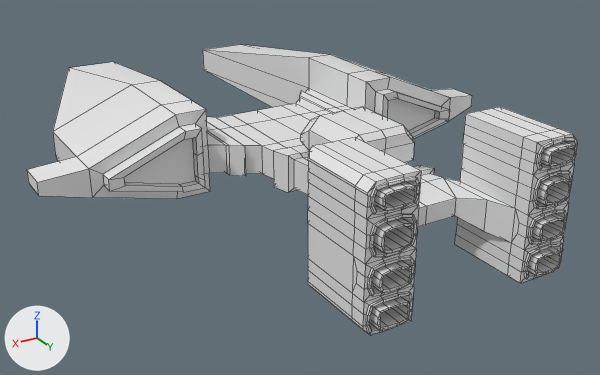
Renders of the FBX model Assets/Models/Ship_1.fbx from each side of a commit.
Both versions are drawn from a 50 mm lens placed at (4.12, 6.88, 6.45), pointed at (-0.13, -0.2, 2.91). The axes (+X, +Y, +Z) are drawn at lower left. The lights are the same throughout. Mesh edges are drawn as thin lines. Where no turn or scale is listed for an object, it has been applied to the vertices.

In view in the first picture: 'ship 1'.
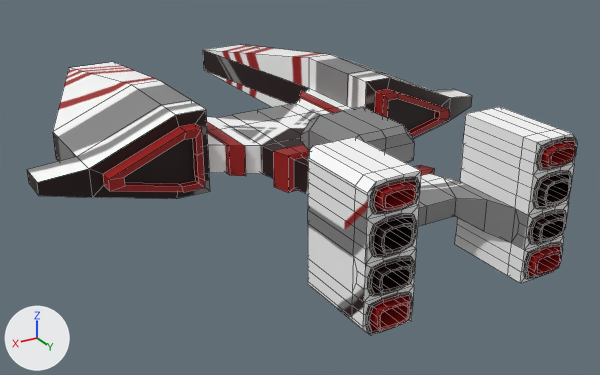
Where the newer file only moved an object's origin or applied its transform, the numbers keep the older frame.

Location of each change, (x1, y1, x2, y2) in pixels of the pictures (600 x 375 px):
```json
{"object": "ship 1", "change": "surface changed", "before": [27, 45, 577, 335], "after": [27, 45, 577, 335]}
```

The change, as JSON lines over the scene's bpy script:
```json
{"op": "add", "block": "img_ship1skin1_png", "code": ["img_ship1skin1_png = load_image('Ship1Skin1.png', '../Materials/Ship1Skin1.png', 2048, 2048, 'sRGB')"]}
{"op": "remove", "block": "mat_material", "code": "mat_material.base_color = (0.8, 0.8, 0.8)  # white #e7e7e7"}
{"op": "add", "block": "mat_material", "code": "mat_material.texture = img_ship1skin1_png"}
```
